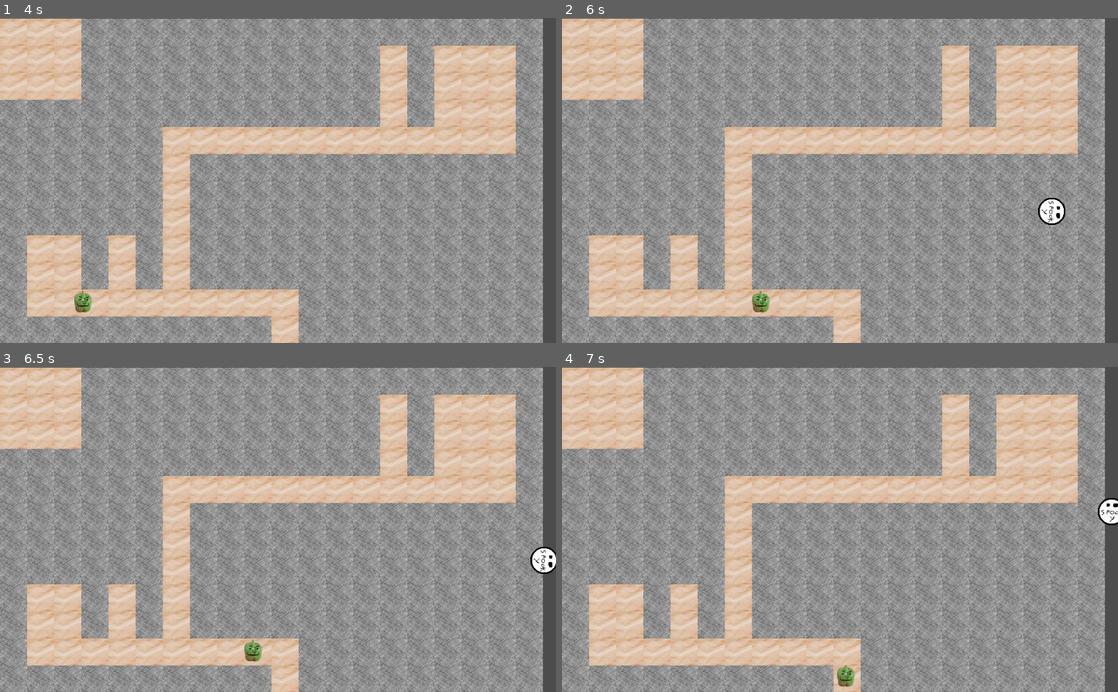
Above: before the commit, frames 1-4 (two rows, left to right).
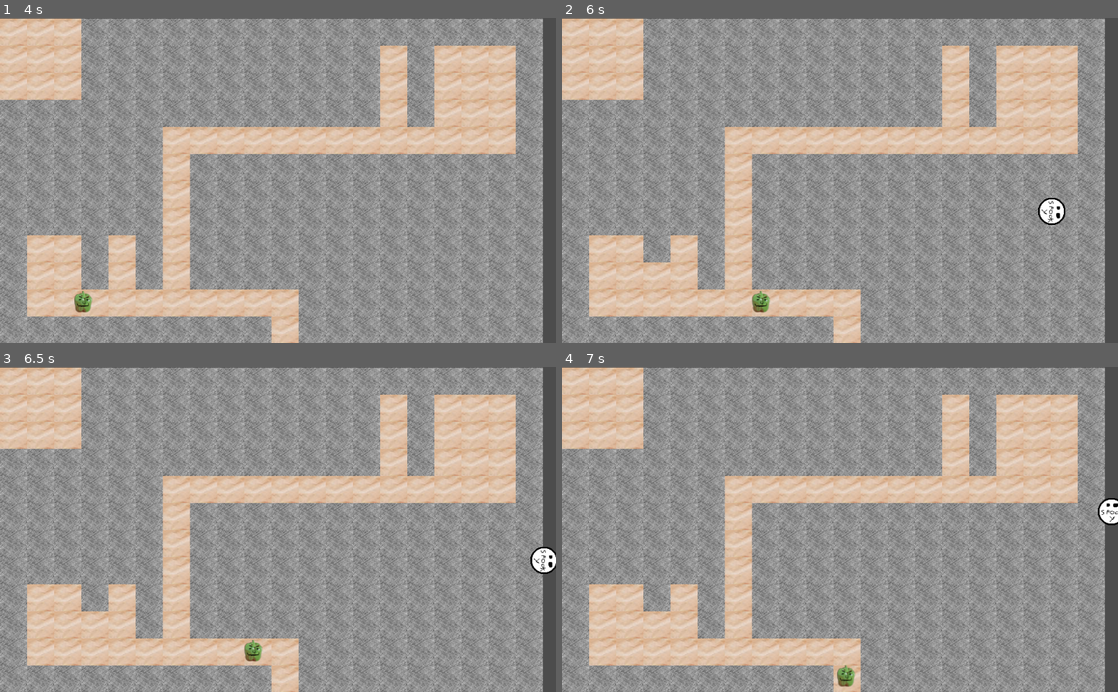
Above: after the commit, the same moments.

Repository: Solid-Squid-Contingent/LD-48
Game: Godot game, scene res://scenes/Main.tscn
Two runs of this game, one before a commit and one after it. Both use one fixed random seed, a clock stepped at 60 frames per second and the inputs below.
Inputs (mouse positions are in pixels of both pictures, inside the frame that each line leads up to):
- Up to frame 1 (4 s): move the mouse to (400, 164) at 0.52 s; press the mouse at (400, 164) at 0.53 s; hold D (right) 0.53-1.28 s; right-click (400, 164) at 0.8 s; move the mouse to (166, 196) at 1.27 s; release the mouse at (166, 196) at 1.28 s; hold S (down) 1.28-2.03 s; right-click (166, 196) at 1.35 s; click (166, 196) at 1.55 s; move the mouse to (333, 109) at 2.02 s; press the mouse at (333, 109) at 2.03 s; hold D (right) 2.03-2.78 s; right-click (333, 109) at 2.3 s; move the mouse to (250, 245) at 2.77 s; release the mouse at (250, 245) at 2.78 s; hold W (up) 2.78-3.53 s; right-click (250, 245) at 2.85 s; click (250, 245) at 3.05 s; move the mouse to (444, 229) at 3.52 s; press the mouse at (444, 229) at 3.53 s; hold A (left) from 3.53 s (still down); right-click (444, 229) at 3.8 s
- Up to frame 2 (6 s): move the mouse to (673, 131) at 4.27 s; release the mouse at (673, 131) at 4.28 s; right-click (673, 131) at 4.35 s; click (673, 131) at 4.55 s; move the mouse to (867, 180) at 5.02 s; release A (left) at 5.03 s; press the mouse at (867, 180) at 5.03 s; hold S (down) 5.03-5.78 s; right-click (867, 180) at 5.3 s; move the mouse to (756, 99) at 5.77 s; release the mouse at (756, 99) at 5.78 s; hold D (right) from 5.78 s (still down); right-click (756, 99) at 5.85 s
- Up to frame 3 (6.5 s): keep holding D (right); click (194, 448) at 6.05 s
- Up to frame 4 (7 s): move the mouse to (962, 513) at 6.52 s; release D (right) at 6.53 s; press the mouse at (962, 513) at 6.53 s; hold W (up) from 6.53 s (still down); right-click (962, 513) at 6.8 s

Frame 1 is identical in both runs. In frame 2, 0.4% of the frame differs, in the area x 14-20%, y 75-84%; in frame 3, 0.4%; in frame 4, 0.4%.

Commit message:
Add demolition enemy trait

Diff:
--- a/project.godot
+++ b/project.godot
@@ -36,9 +36,14 @@
 "events": [ Object(InputEventKey,"resource_local_to_scene":false,"resource_name":"","device":0,"alt":false,"shift":false,"control":false,"meta":false,"command":false,"pressed":false,"scancode":68,"unicode":0,"echo":false,"script":null)
  ]
 }
-click={
+build={
 "deadzone": 0.5,
 "events": [ Object(InputEventMouseButton,"resource_local_to_scene":false,"resource_name":"","device":0,"alt":false,"shi …(212 unchanged characters)…
+ ]
+}
+interact={
+"deadzone": 0.5,
+"events": [ Object(InputEventMouseButton,"resource_local_to_scene":false,"resource_name":"","device":0,"alt":false,"shift":false,"control":false,"meta":false,"command":false,"button_mask":0,"position":Vector2( 0, 0 ),"global_position":Vector2( 0, 0 ),"factor":1.0,"button_index":2,"pressed":false,"doubleclick":false,"script":null)
  ]
 }
 
--- /dev/null
+++ b/scenes/Dynamite.tscn
@@ -0,0 +1,15 @@
+[gd_scene load_steps=3 format=2]
+
+[ext_resource path="res://scripts/Dynamite.gd" type="Script" id=1]
+[ext_resource path="res://resources/dynamite.png" type="Texture" id=2]
+
+[node name="Dynamite" type="Sprite"]
+texture = ExtResource( 2 )
+script = ExtResource( 1 )
+
+[node name="Timer" type="Timer" parent="."]
+wait_time = 2.0
+one_shot = true
+autostart = true
+
+[connection signal="timeout" from="Timer" to="." method="_on_Timer_timeout"]
--- a/scenes/Main.tscn
+++ b/scenes/Main.tscn
@@ -64,4 +64,6 @@
 [node name="Enemy" parent="." instance=ExtResource( 3 )]
 position = Vector2( 323.896, 424.138 )
 
-[node name="Player" parent="." instance=ExtResource( 4 )]
+[node name="Player" parent="." groups=[
+"Player",
+] instance=ExtResource( 4 )]
--- /dev/null
+++ b/scripts/Dynamite.gd
@@ -0,0 +1,25 @@
+extends Sprite
+
+var layout: TileMap
+var player
+
+const INTERACT_RANGE = 50
+
+func _ready():
+	layout = get_tree().get_nodes_in_group('Layout')[0]
+	player = get_tree().get_nodes_in_group('Player')[0]
+
+func positionInMap(pos):
+	return layout.world_to_map(layout.to_local(pos))
+
+func _input(event):
+	if event.is_action_pressed("interact"):
+		var target = get_global_mouse_position()
+		if (target - global_position).length() < INTERACT_RANGE and \
+			(target - player.global_position).length() < player.INTERACT_RANGE:
+			queue_free()
+
+func _on_Timer_timeout():
+	var index = positionInMap(global_position)
+	layout.set_cellv(index, 1)
+	queue_free()
--- a/scripts/Enemy.gd
+++ b/scripts/Enemy.gd
@@ -19,7 +19,11 @@
 var currentTreeNode : TreeNode = null
 var explored = {}
 
+var dynamiteScene = preload("res://scenes/Dynamite.tscn")
+
 export var drunkPathfinding: bool = false
+export var demolition: bool = true
+export var speed: int = 200
 
 # Called when the node enters the scene tree for the first time.
 func _ready():
@@ -45,11 +49,11 @@
 	adjacentCells.append(pairOfCellAndPosition(Vector2(0,-1)))
 	return adjacentCells
 
-func getMoveableDirections():
+func getMoveableDirections(tileId = 1):
 	var adjacentCells = getAdjacentCells()
 	var moveableDirections = []
 	for cell in adjacentCells:
-		if cell[0] == 1:
+		if cell[0] == tileId:
 			moveableDirections.append(cell[1])
 
 	return moveableDirections
@@ -107,9 +111,27 @@
 
 		return centeredWorldPosition(currentTreeNode.tileIndex)
 
+const MAX_DEMOLITION_COOLDOWN = 4.0
+var demolitionCooldown = MAX_DEMOLITION_COOLDOWN
+func demolish(delta):
+	if demolitionCooldown > 0.0:
+		demolitionCooldown -= delta
+	else:
+		var moveableDirections = getMoveableDirections(0)
+		if !moveableDirections.empty():
+			demolitionCooldown = MAX_DEMOLITION_COOLDOWN
+			var demolishPos = positionInMap() + moveableDirections[randi() % moveableDirections.size()]
 
-func _physics_process(_delta):
+			var dynamite = dynamiteScene.instance()
+			dynamite.position = centeredWorldPosition(demolishPos)
+			get_parent().add_child(dynamite)
+
+
+func _physics_process(delta):
 	if (nextWaypoint-position).length() < 5 or nextWaypoint.x < 0:
 		nextWaypoint = getNextWaypoint()
 
-	move_and_slide((nextWaypoint-position).normalized() * 200)
+	if demolition:
+		demolish(delta)
+
+	move_and_slide((nextWaypoint-position).normalized() * speed)
--- a/scripts/Player.gd
+++ b/scripts/Player.gd
@@ -1,7 +1,9 @@
 extends KinematicBody2D
 
 var layout: TileMap
-export (int) var speed = 200
+export var speed : int = 200
+
+const INTERACT_RANGE = 100
 
 var velocity = Vector2()
 
@@ -13,10 +15,10 @@
 	return layout.world_to_map(layout.to_local(pos))
 
 func _input(event):
-	if event.is_action_pressed("click"):
+	if event.is_action_pressed("build"):
 		var target = get_global_mouse_position()
 
-		if (target - global_position).length() < 100:
+		if (target - global_position).length() < INTERACT_RANGE:
 			var index = positionInMap(target)
 			layout.set_cellv(index, 1 - layout.get_cellv(index))
 
Binary file added: resources/dynamite.png
Not shown, added: resources/dynamite.png.import
